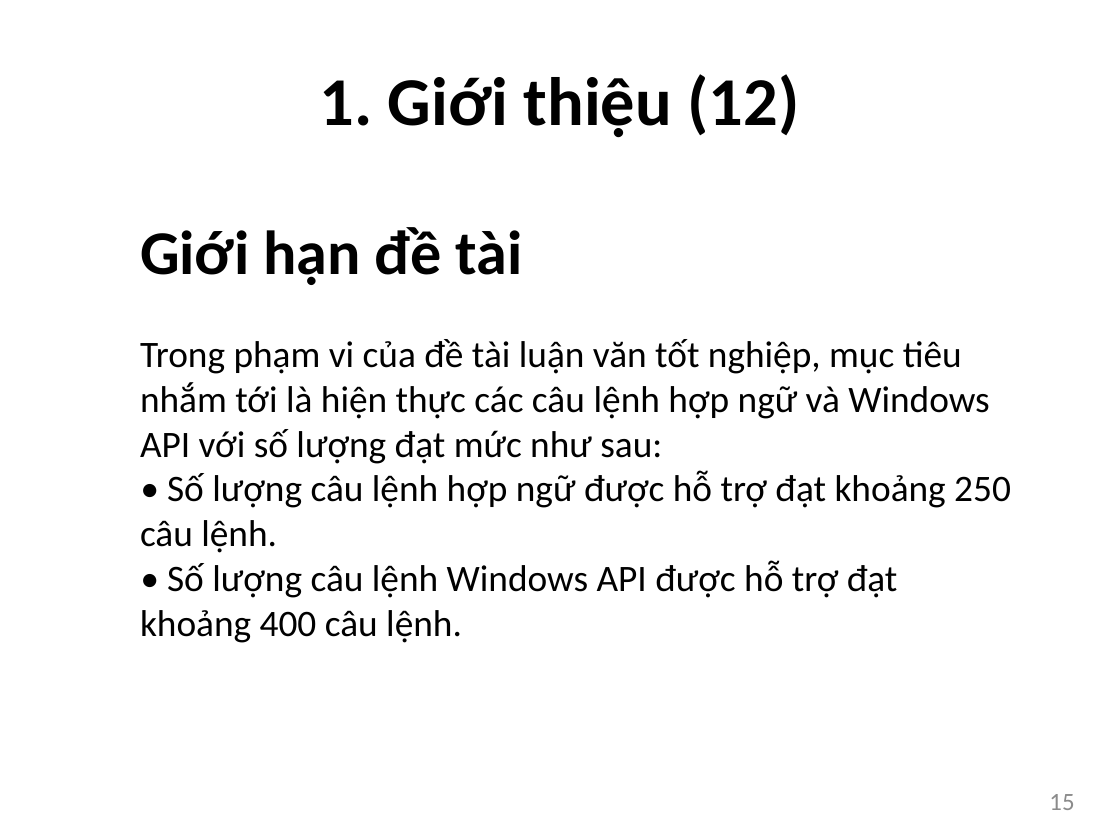
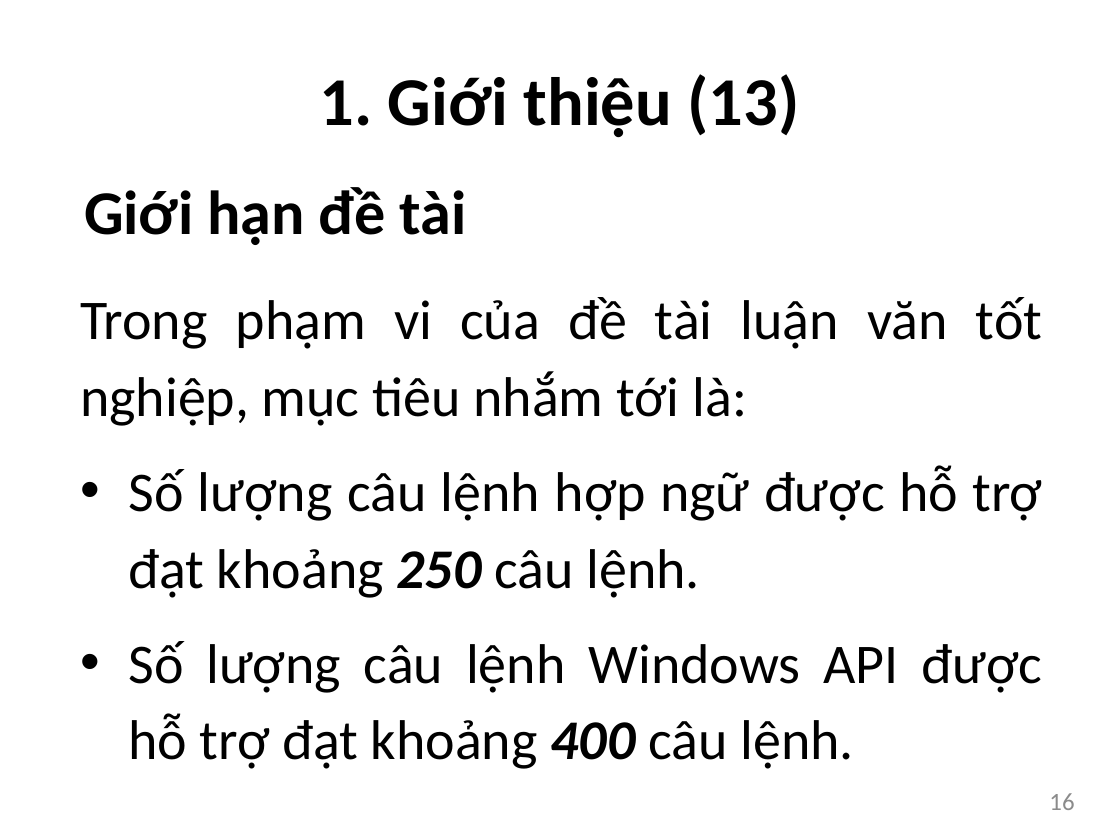
Before and after one commit to bntam/LVTN, a slide deck: slide 16 of Slide/Slide.pptx (slide 15 before the commit). Drawn at 1120x840 pixels with LibreOffice and Linux fonts; fonts in the diff are those of the drawing. Boxes give left, top, right and bottom in pixels: in the first picture for what was removed or moved away, otherwise in the second. Text is boxed around its words. In the diff, an @@ line names an element or a change of style, - is before the commit and + after.

```diff
--- a/Slide/Slide.pptx
+++ b/Slide/Slide.pptx
@@ text at (320, 74, 799, 138): text changed @@
-1. Giới thiệu (12)
+1. Giới thiệu (13)
@@ text "Giới hạn đề tài": place and size @@
-text "Giới hạn đề tài" at (140, 227, 523, 285)
+text "Giới hạn đề tài" at (84, 187, 467, 245)
@@ text at (80, 297, 1043, 769): text changed; size 24 to 36 pt @@
-Trong phạm vi của đề tài luận văn tốt nghiệp, mục tiêu nhắm tới là hiện thực các câu lệnh hợp ngữ và Windows API với số lượng đạt mức như sau:
-• Số lượng câu lệnh hợp ngữ được hỗ trợ đạt khoảng 250 câu lệnh.
-• Số lượng câu lệnh Windows API được hỗ trợ đạt khoảng 400 câu lệnh.
+Trong phạm vi của đề tài luận văn tốt nghiệp, mục tiêu nhắm tới là:
+• Số lượng câu lệnh hợp ngữ được hỗ trợ đạt khoảng 250 câu lệnh.
+• Số lượng câu lệnh Windows API được hỗ trợ đạt khoảng 400 câu lệnh.
@@ page number at (1049, 793, 1074, 810): text changed @@
-15
+16
```
Also in this commit, not shown: 53 other slides changed, 7 slides added, 34 slides removed.
